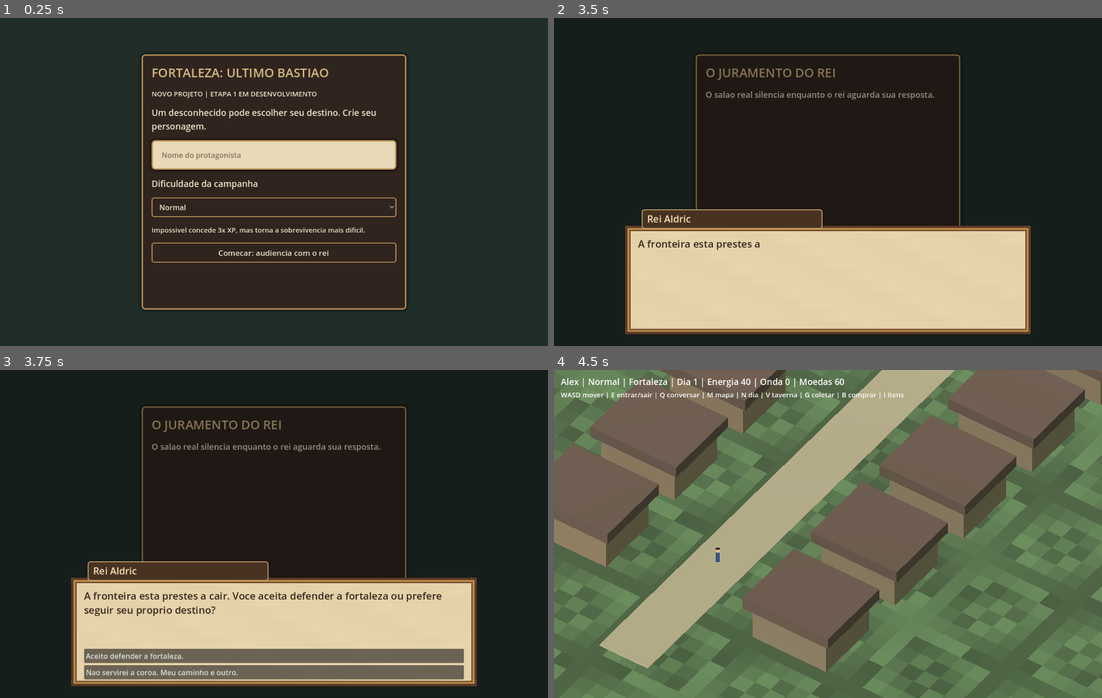
Above: before the commit, frames 1-4 (two rows, left to right).
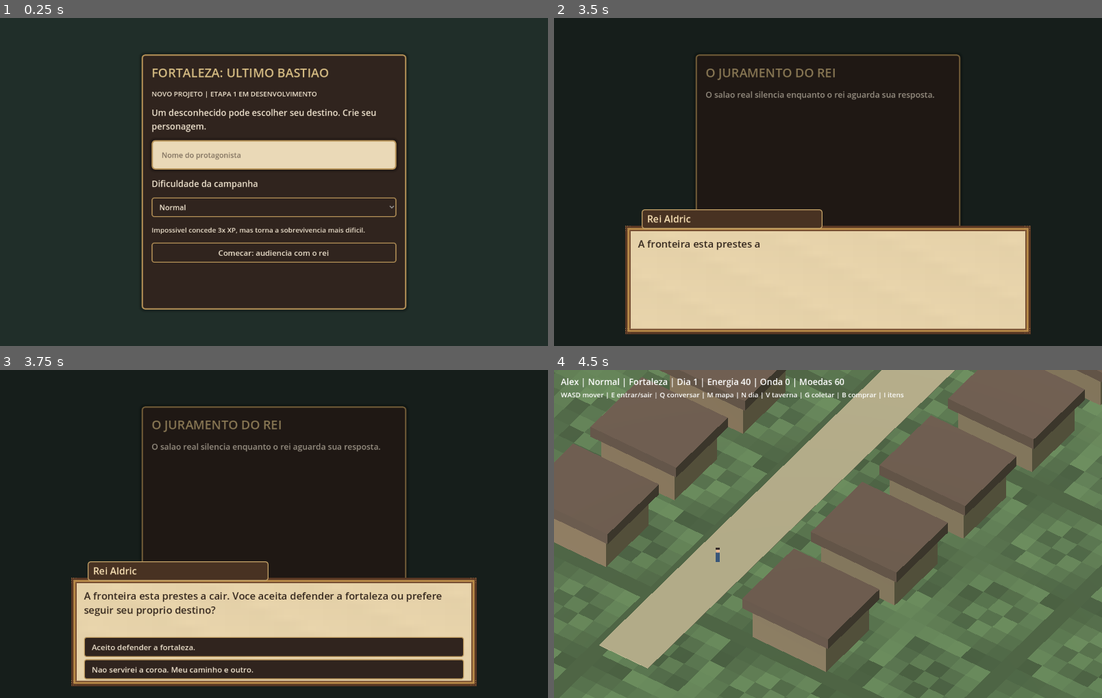
Above: after the commit, the same moments.

Repository: alexandre10227-afk/fortaleza-ultimo-bastiao
Game: Godot game, scene res://scenes/start.tscn
The game is run twice, just before and just after one commit, with the same random seed, the same clock (stepped at 60 frames per second) and the same inputs.
Inputs (mouse positions are in pixels of both pictures, inside the frame that each line leads up to):
- Up to frame 1 (0.25 s): no input
- Up to frame 2 (3.5 s): click (828, 155) at 0.52 s; type "Alex" at 0.6 s; click "Normal" at 1.25 s; click "Normal" at 2 s; click "Comecar: audiencia com o rei" at 2.75 s
- Up to frame 3 (3.75 s): tap Enter at 3.5, 3.6 s; hold D from 3.53 s (still down)
- Up to frame 4 (4.5 s): tap Space at 3.77 s; release D at 4.25 s; click "Aceito defender a fortaleza." at 4.25 s

Frames 1-2 are identical in both runs. In frame 3, 8.9% of the frame differs, in the area x 15-85%, y 81-95%; in frame 4, nothing differs.
Error in both runs: Cannot call method 'get_children' on a null value. (res://scripts/world.gd:414)

Commit message:
feat(ui): aplicar tema oriental original em menus dialogos e mapa

Diff:
--- a/novo_projeto/scripts/dialogue_panel.gd
+++ b/novo_projeto/scripts/dialogue_panel.gd
@@ -1,4 +1,5 @@
 extends Control
+const UI = preload("res://scripts/ui_theme.gd")
 ## Componente original, reutilizavel: 9-slice, nome, revelacao e escolhas.
 signal choice_selected(index: int)
 signal dialogue_closed
@@ -52,6 +53,7 @@
     content_box.add_child(choice_column)
     continue_button = Button.new()
     continue_button.text = "Continuar ▶"
+    UI.apply_button(continue_button)
     continue_button.pressed.connect(advance)
     content_box.add_child(continue_button)
 
@@ -156,6 +158,7 @@
         var button := Button.new()
         button.text = _options[i]
         button.alignment = HORIZONTAL_ALIGNMENT_LEFT
+        UI.apply_button(button)
         button.pressed.connect(_select_choice.bind(i))
         choice_column.add_child(button)
 
